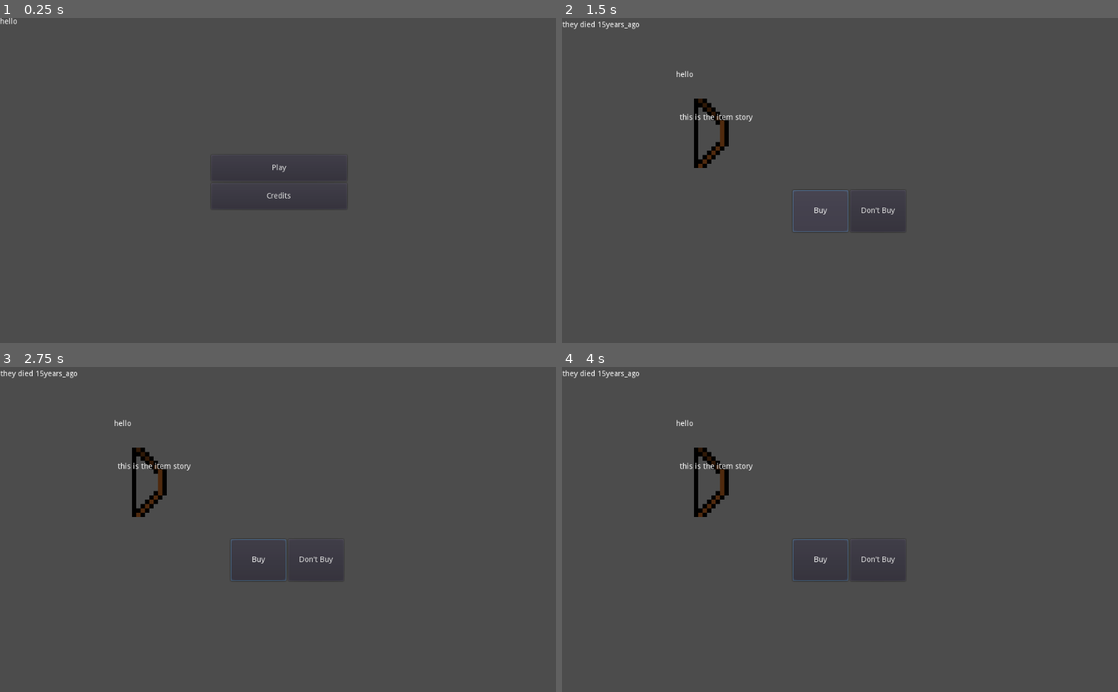
Above: before the commit, frames 1-4 (two rows, left to right).
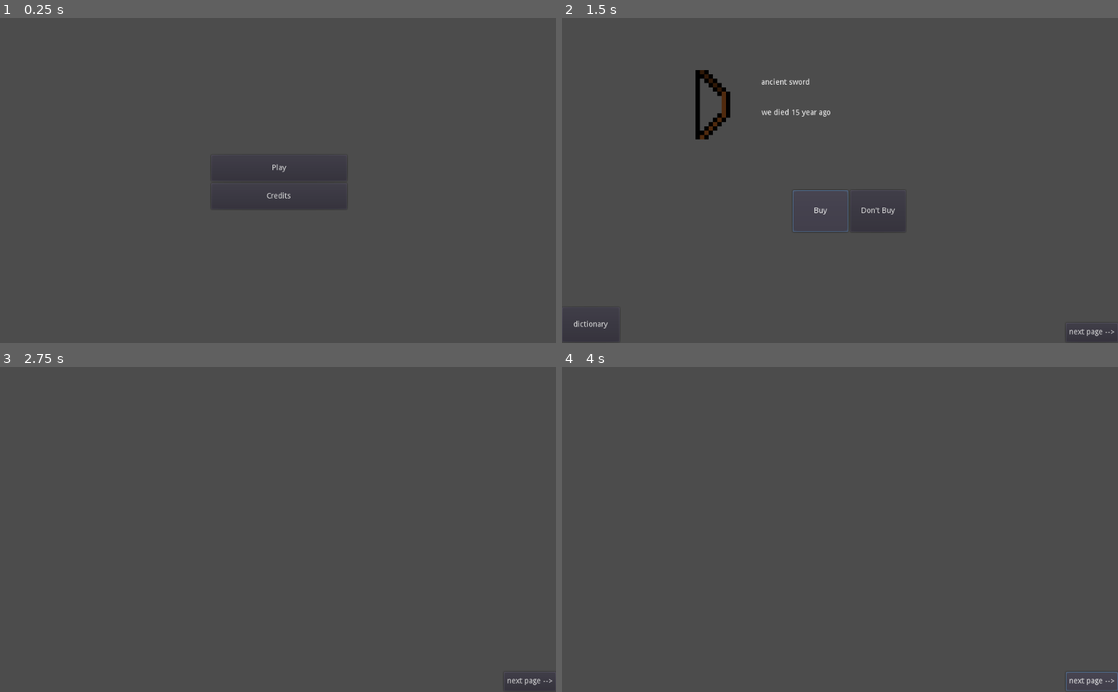
Above: after the commit, the same moments.

Repository: Birdoflames/BrackeysGameJam
Game: Godot game, scene res://Start_Scene.tscn
The game is run twice, just before and just after one commit, with the same random seed, the same clock (stepped at 60 frames per second) and the same inputs.
Inputs (mouse positions are in pixels of both pictures, inside the frame that each line leads up to):
- Up to frame 1 (0.25 s): no input
- Up to frame 2 (1.5 s): click "Play" at 0.5 s; click "Buy" at 1.25 s
- Up to frame 3 (2.75 s): click (27, 672) at 2 s, where only the run after the commit has a clickable "dictionary"
- Up to frame 4 (4 s): click (1090, 682) at 2.75 s, where only the run after the commit has a clickable "next page -->"; click (1090, 682) at 3.5 s, where only the run after the commit has a clickable "next page -->"

The runs differ from the first frame. In frame 1, less than 0.1% of the frame differs, in the area x 0-3%, y 0-2%; in frame 2, 1.6%, in the area x 0-100%, y 0-100%; in frame 3, 1.1%; in frame 4, 1.1%.
Error before the commit: Invalid set index 'text' (on base: 'Label') with value of type 'Nil'. (res://Game_Scene.gd:27)

Commit message:
dictionary start

Diff:
--- a/Bow.gd
+++ b/Bow.gd
@@ -2,11 +2,11 @@
 
 func story():
 	var years_ago = "15"
-	var story = "we died" + years_ago + "year ago"
+	var story = "we died " + years_ago + " year ago"
 
-	var dictionary_story = "they died " + years_ago + "years_ago"
+	var dictionary_story = "they died " + years_ago + " years_ago"
 
-	get_parent().get_node("GUI/Artifacts_book/item labels/ancient bow Label").text = dictionary_story
+	get_parent().get_node("GUI/Artifacts_book/ancient bow Label").text = dictionary_story
 
 	return story
 
--- /dev/null
+++ b/Dictonary.gd
@@ -0,0 +1,20 @@
+extends Node2D
+
+var time = 0
+var timer_on = false
+
+func _proccess(delta):
+	print("hi")
+
+onready var timer = get_node("ancient bow Label/Timer")
+
+func _on_dictionary_button_pressed():
+	get_tree().change_scene_to(load("res://Dictonary.tscn"))
+	timer.set_wait_time(2)
+	timer.start()
+	print(timer.get_time_left())
+
+func _on_Timer_timeout():
+
+
+	get_node("ancient bow Label").show()
--- a/Dictonary.tscn
+++ b/Dictonary.tscn
@@ -1,19 +1,47 @@
-[gd_scene format=2]
+[gd_scene load_steps=2 format=2]
+
+[ext_resource path="res://Dictonary.gd" type="Script" id=1]
 
 [node name="Artifacts_book" type="Node2D"]
+script = ExtResource( 1 )
 
-[node name="item labels" type="TextureRect" parent="."]
-margin_right = 40.0
-margin_bottom = 40.0
+[node name="ancient bow Label" type="Label" parent="."]
+visible = false
+margin_left = 1.0
+margin_top = 6.0
+margin_right = 389.0
+margin_bottom = 154.0
+text = "this is supposed to be the story in the dictionary"
 __meta__ = {
 "_edit_use_anchors_": false
 }
 
-[node name="ancient bow Label" type="Label" parent="item labels"]
-margin_left = 1.0
-margin_top = 6.0
-margin_right = 389.0
-margin_bottom = 154.0
+[node name="Timer" type="Timer" parent="ancient bow Label"]
+
+[node name="Button" type="Button" parent="."]
+margin_left = 928.0
+margin_top = 563.0
+margin_right = 1024.0
+margin_bottom = 598.0
+text = "next page -->"
 __meta__ = {
 "_edit_use_anchors_": false
 }
+
+[node name="page 2" type="Node2D" parent="."]
+
+[node name="Label" type="Label" parent="page 2"]
+margin_right = 40.0
+margin_bottom = 14.0
+__meta__ = {
+"_edit_use_anchors_": false
+}
+
+[node name="Label" type="Label" parent="page 2/Label"]
+margin_right = 40.0
+margin_bottom = 14.0
+__meta__ = {
+"_edit_use_anchors_": false
+}
+
+[connection signal="timeout" from="ancient bow Label/Timer" to="." method="_on_Timer_timeout"]
--- a/Game_Scene.gd
+++ b/Game_Scene.gd
@@ -13,17 +13,16 @@
 	var chosen_one = sprites[rnd.randi_range(0, 12)]
 
 	var get_story = get_node("Bow").story()
-	print(get_node("Bow").story())
 
 	get_node("Bow").show()
 
-	name = chosen_one
+	get_node("name label").text = chosen_one
 
 	var chosen_story =  rnd.randi_range(0, 2)
 	if chosen_story == 0:
 		item_story = get_story
 	else:
-		item_story = load("res://"+"Bow"+".gd").story()
+		item_story = get_node("Bow").story()
 		get_node("item story").text = item_story
 
 
--- a/Game_Scene.tscn
+++ b/Game_Scene.tscn
@@ -1,6 +1,5 @@
-[gd_scene load_steps=8 format=2]
+[gd_scene load_steps=7 format=2]
 
-[ext_resource path="res://name Label.gd" type="Script" id=1]
 [ext_resource path="res://Dictonary.tscn" type="PackedScene" id=2]
 [ext_resource path="res://Inventory.gd" type="Script" id=3]
 [ext_resource path="res://buying.gd" type="Script" id=4]
@@ -15,6 +14,15 @@
 anchor_right = 1.0
 anchor_bottom = 1.0
 script = ExtResource( 4 )
+__meta__ = {
+"_edit_use_anchors_": false
+}
+
+[node name="dictionary button" type="Button" parent="GUI"]
+margin_top = 534.0
+margin_right = 106.0
+margin_bottom = 598.0
+text = "dictionary"
 __meta__ = {
 "_edit_use_anchors_": false
 }
@@ -37,12 +45,11 @@
 [node name="name label" type="Label" parent="."]
 anchor_top = 0.098
 anchor_bottom = 0.225
-margin_left = 210.0
-margin_top = 39.2
-margin_right = 339.0
-margin_bottom = 6.0
-text = "hello"
-script = ExtResource( 1 )
+margin_left = 367.0
+margin_top = 53.2
+margin_right = 496.0
+margin_bottom = 20.0
+text = "item name"
 __meta__ = {
 "_edit_use_anchors_": false
 }
@@ -73,18 +80,19 @@
 
 [node name="Bow" type="Sprite" parent="."]
 visible = false
-position = Vector2( 267, 213 )
+position = Vector2( 270, 160 )
 texture = ExtResource( 5 )
 script = ExtResource( 6 )
 
 [node name="item story" type="Label" parent="."]
-margin_left = 217.0
-margin_top = 177.0
-margin_right = 540.0
-margin_bottom = 271.0
+margin_left = 368.0
+margin_top = 168.0
+margin_right = 691.0
+margin_bottom = 262.0
 text = "this is the item story"
 __meta__ = {
 "_edit_use_anchors_": false
 }
 
+[connection signal="pressed" from="GUI/dictionary button" to="GUI/Artifacts_book" method="_on_dictionary_button_pressed"]
 [connection signal="pressed" from="Buy" to="GUI" method="_on_Buy_pressed"]
--- a/Start_Scene.tscn
+++ b/Start_Scene.tscn
@@ -42,12 +42,4 @@
 size_flags_vertical = 3
 text = "Credits"
 
-[node name="Label" type="Label" parent="."]
-margin_right = 40.0
-margin_bottom = 14.0
-text = "hello"
-__meta__ = {
-"_edit_use_anchors_": false
-}
-
 [connection signal="pressed" from="Buttons/Play" to="." method="_on_Play_pressed"]
--- a/buying.gd
+++ b/buying.gd
@@ -13,7 +13,6 @@
 func _on_DontBuy_pressed():
 	DontBuy()
 
-var item = "hello world"
 
 func _on_Buy_pressed():
-	item = "hi"
+	pass
--- a/name Label.gd
+++ /dev/null
@@ -1,4 +0,0 @@
-extends Label
-
-func set_name_text(name):
-	set_text(name)
